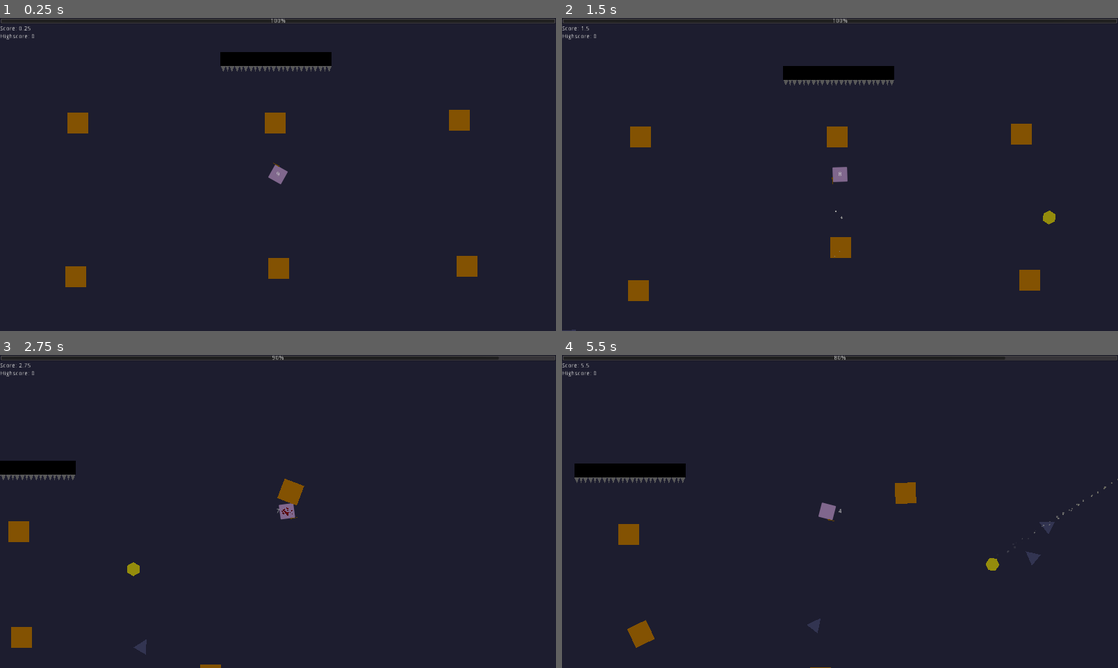
Above: before the commit, frames 1-4 (two rows, left to right).
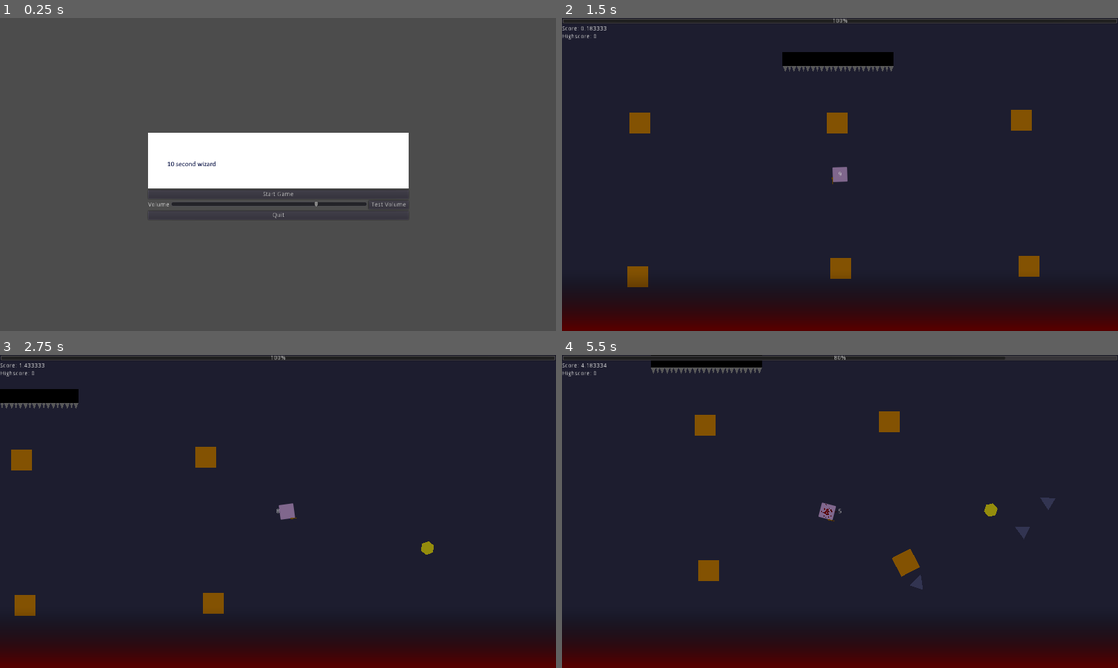
Above: after the commit, the same moments.

Repository: thx4nothing/LD51
Game: Godot game, scene res://core/Menu.tscn
The game is run twice, just before and just after one commit, with the same random seed, the same clock (stepped at 60 frames per second) and the same inputs. Before the commit the project starts from res://core/Game.tscn.
Inputs (mouse positions are in pixels of both pictures, inside the frame that each line leads up to):
- Up to frame 1 (0.25 s): no input
- Up to frame 2 (1.5 s): click (951, 205) at 0.5 s, where only the run after the commit has a clickable "Test Volume"; click (840, 193) at 1.25 s, where only the run after the commit has a clickable "Start Game"
- Up to frame 3 (2.75 s): move the mouse to (400, 495) at 2.02 s; hold D (move_right) from 2.03 s (still down); right-click (400, 495) at 2.1 s
- Up to frame 4 (5.5 s): move the mouse to (728, 527) at 2.77 s; release D (move_right) at 2.78 s; hold S (move_down) 2.78-3.53 s; click (728, 527) at 2.85 s; move the mouse to (895, 442) at 3.52 s; hold D (move_right) 3.53-4.28 s; right-click (895, 442) at 3.6 s; move the mouse to (812, 574) at 4.27 s; hold W (move_up) 4.28-5.03 s; click (812, 574) at 4.35 s; move the mouse to (1006, 558) at 5.02 s; hold A (move_left) from 5.03 s (still down); right-click (1006, 558) at 5.1 s

The runs differ from the first frame. In frame 1, 99% of the frame differs, in the area x 0-100%, y 0-100%; in frame 2, 14%; in frame 3, 13%; in frame 4, 14%.

Commit message:
added menu, spellinfo

Diff:
--- a/characters/enemies/enemy.gd
+++ b/characters/enemies/enemy.gd
@@ -83,6 +83,8 @@
 			body.color = default_color.lightened(1 - new_color_index)
 
 func _process(delta: float) -> void:
+	if navigation_agent_2d.get_final_location().distance_to(global_position) > 1000:
+		take_damage(1000)
 	if shrinking and not shrunk:
 		_shrink(_shrinking_speed * delta)
 		if scale.x <= 0.35:
@@ -124,6 +126,6 @@
 	shrink_step_area.scale.x = clamp(scale.x - amount, 0.3, 1)
 	shrink_step_area.scale.y = clamp(scale.y - amount, 0.3, 1)
 
-func _on_ShrinkStepArea_body_entered(body: Node) -> void:
+func _on_ShrinkStepArea_body_entered(_collider: Node) -> void:
 	if shrunk:
 		take_damage(current_health)
--- a/characters/enemies/skeleton.gd
+++ b/characters/enemies/skeleton.gd
@@ -15,7 +15,7 @@
 	if body is Player:
 		shoot_timer.start(shoot_cooldown)
 
-func _on_ShootingArea_body_exited(body: Node) -> void:
+func _on_ShootingArea_body_exited(_body: Node) -> void:
 	shoot_timer.stop()
 
 func _on_ShootTimer_timeout() -> void:
--- a/characters/player/player.gd
+++ b/characters/player/player.gd
@@ -8,13 +8,14 @@
 onready var LevitateState = $States/Levitate
 onready var ShrinkState = $States/Shrink
 
-var state = null setget set_state
-func set_state(new_state):
-		if new_state == state: return
-		if state: state.exit(self)
-		if new_state:
-			state = new_state
-			state.enter(self)
+var _current_spell = null setget set_state
+var _next_spell
+func set_state(value):
+		if value == _current_spell: return
+		if _current_spell: _current_spell.exit(self)
+		if value:
+			_current_spell = value
+			_current_spell.enter(self)
 
 # movement
 var _velocity: Vector2 = Vector2.ZERO
@@ -41,9 +42,9 @@
 
 # spell changer
 onready var spell_timer: Timer = $SpellTimer as Timer
-signal spell_changed(new_spell)
+signal spell_changed(_current_spell, _next_spell)
 
-# health state
+# health _current_spell
 export (Resource) var health
 signal died
 var invincible: bool = false
@@ -58,14 +59,14 @@
 
 func _process(delta: float) -> void:
 	if dead: return
-	state.tick(self, delta)
+	_current_spell.tick(self, delta)
 	score.get_points(delta)
 	if Input.is_action_just_pressed("debug_change_mode"):
 		_choose_random_spell()
 
 func _physics_process(delta: float) -> void:
 	if dead: return
-	state.physics_tick(self, delta)
+	_current_spell.physics_tick(self, delta)
 	var direction: = Vector2(Input.get_axis("move_left", "move_right"), Input.get_axis("move_up", "move_down"))
 	if direction.length() > 1.0:
 		direction = direction.normalized()
@@ -115,11 +116,13 @@
 	_choose_random_spell()
 
 func _choose_random_spell() -> void:
-	var prev_state = state
+	if not _next_spell:
+		_next_spell = $"%States".get_children()[randi() % $"%States".get_children().size()]
+	self._current_spell = _next_spell
 	var spell_count = $"%States".get_children().size()
-	while state == prev_state:
-		self.state = $"%States".get_children()[randi() % spell_count]
-	emit_signal("spell_changed", state)
+	while _next_spell == _current_spell:
+		_next_spell = $"%States".get_children()[randi() % spell_count]
+	emit_signal("spell_changed", _current_spell, _next_spell)
 
 
 func _on_DodgeTimer_timeout() -> void:
--- a/core/Game.tscn
+++ b/core/Game.tscn
@@ -9,6 +9,14 @@
 [ext_resource path="res://characters/player/health.tres" type="Resource" id=7]
 [ext_resource path="res://ui/player_score.gd" type="Script" id=8]
 [ext_resource path="res://characters/player/score.tres" type="Resource" id=9]
+
+[sub_resource type="Gradient" id=1]
+colors = PoolColorArray( 0.341176, 0, 0, 1, 0, 0, 0, 0 )
+
+[sub_resource type="GradientTexture2D" id=2]
+gradient = SubResource( 1 )
+fill_from = Vector2( 0.529167, 1 )
+fill_to = Vector2( 0.529167, 0.816667 )
 
 [node name="Game" type="Node"]
 script = ExtResource( 1 )
@@ -35,6 +43,16 @@
 size_flags_horizontal = 3
 size_flags_vertical = 3
 color = Color( 0.211765, 0, 0, 0.262745 )
+
+[node name="SpellInfo" type="TextureRect" parent="CanvasLayer/GUI"]
+unique_name_in_owner = true
+anchor_right = 1.0
+anchor_bottom = 1.0
+texture = SubResource( 2 )
+expand = true
+
+[node name="SpellInfoTween" type="Tween" parent="CanvasLayer/GUI/SpellInfo"]
+unique_name_in_owner = true
 
 [node name="VBoxContainer" type="VBoxContainer" parent="CanvasLayer/GUI"]
 anchor_right = 1.0
--- /dev/null
+++ b/core/Menu.tscn
@@ -0,0 +1,74 @@
+[gd_scene load_steps=4 format=2]
+
+[ext_resource path="res://core/menu.gd" type="Script" id=1]
+[ext_resource path="res://assets/hurt.wav" type="AudioStream" id=2]
+[ext_resource path="res://assets/title.png" type="Texture" id=3]
+
+[node name="Menu" type="HBoxContainer"]
+anchor_left = 0.5
+anchor_top = 0.5
+anchor_right = 0.5
+anchor_bottom = 0.5
+margin_left = -299.0
+margin_top = -96.0
+margin_right = 301.0
+margin_bottom = 104.0
+size_flags_horizontal = 3
+size_flags_vertical = 3
+script = ExtResource( 1 )
+
+[node name="VBoxContainer" type="VBoxContainer" parent="."]
+margin_right = 600.0
+margin_bottom = 200.0
+size_flags_horizontal = 3
+
+[node name="Title" type="TextureRect" parent="VBoxContainer"]
+margin_right = 600.0
+margin_bottom = 128.0
+texture = ExtResource( 3 )
+
+[node name="StartButton" type="Button" parent="VBoxContainer"]
+margin_top = 132.0
+margin_right = 600.0
+margin_bottom = 152.0
+text = "Start Game"
+
+[node name="HBoxContainer" type="HBoxContainer" parent="VBoxContainer"]
+margin_top = 156.0
+margin_right = 600.0
+margin_bottom = 176.0
+
+[node name="Music" type="Label" parent="VBoxContainer/HBoxContainer"]
+margin_top = 3.0
+margin_right = 49.0
+margin_bottom = 17.0
+text = "Volume"
+
+[node name="VolumeSlider" type="HSlider" parent="VBoxContainer/HBoxContainer"]
+margin_left = 53.0
+margin_right = 504.0
+margin_bottom = 16.0
+size_flags_horizontal = 3
+min_value = -80.0
+max_value = 0.0
+value = -20.0
+
+[node name="VolumeTestButton" type="Button" parent="VBoxContainer/HBoxContainer"]
+margin_left = 508.0
+margin_right = 600.0
+margin_bottom = 20.0
+text = "Test Volume"
+
+[node name="QuitButton" type="Button" parent="VBoxContainer"]
+margin_top = 180.0
+margin_right = 600.0
+margin_bottom = 200.0
+text = "Quit"
+
+[node name="TestAudio" type="AudioStreamPlayer" parent="."]
+stream = ExtResource( 2 )
+
+[connection signal="pressed" from="VBoxContainer/StartButton" to="." method="_on_StartButton_pressed"]
+[connection signal="drag_ended" from="VBoxContainer/HBoxContainer/VolumeSlider" to="." method="_on_VolumeSlider_drag_ended"]
+[connection signal="pressed" from="VBoxContainer/HBoxContainer/VolumeTestButton" to="." method="_on_VolumeTestButton_pressed"]
+[connection signal="pressed" from="VBoxContainer/QuitButton" to="." method="_on_QuitButton_pressed"]
--- a/core/game.gd
+++ b/core/game.gd
@@ -5,10 +5,15 @@
 
 onready var player = get_tree().get_nodes_in_group("player")[0]
 
+onready var fireball_info_tex: Texture = preload("res://assets/fireball_info.png") as Texture
+onready var levitate_info_tex: Texture = preload("res://assets/levitate_info.png") as Texture
+onready var shrink_info_tex: Texture = preload("res://assets/shrink_info.png") as Texture
+onready var gradient: Gradient = ($"%SpellInfo".texture as GradientTexture2D).gradient as Gradient
+
 func _ready() -> void:
 	$"%HiScoreLabel".text = "Highscore: " + str(high_score.high_score)
-	print(player)
 	player.connect("spell_changed", self, "_player_spell_changed")
+	_player_spell_changed(player._current_spell, player._next_spell)
 
 func _on_RestartButton_pressed() -> void:
 	if player_score.score > high_score.high_score:
@@ -22,5 +27,35 @@
 	if event and event.is_action_pressed("ui_cancel"):
 		get_tree().quit()
 
-func _player_spell_changed(_new_spell) -> void:
+func _player_spell_changed(_current_spell, _next_spell) -> void:
+	#($"%SpellInfo".texture as GradientTexture2D).gradient.colors[0] = Color.blueviolet
+	var tween = $"%SpellInfoTween"
+	var old_color
+	var new_color
+	match _current_spell.name:
+		"FireBall":
+			old_color = Color.crimson
+		"Levitate":
+			old_color = Color.gray
+			#$"%SpellInfo".texture = levitate_info_tex
+		"Shrink":
+			old_color = Color.darkblue
+			#$"%SpellInfo".texture = shrink_info_tex
+	match _next_spell.name:
+		"FireBall":
+			new_color = Color.crimson
+			#$"%SpellInfo".texture = fireball_info_tex
+		"Levitate":
+			new_color = Color.gray
+			#$"%SpellInfo".texture = levitate_info_tex
+		"Shrink":
+			new_color = Color.darkblue
+			#$"%SpellInfo".texture = shrink_info_tex
+
+	print(old_color)
+	print(new_color)
+	print(gradient.colors[0])
+	tween.interpolate_property(gradient, "colors", old_color, new_color, 10, Tween.TRANS_LINEAR, Tween.EASE_IN_OUT)
+	tween.start()
+	#gradient.colors[0] = new_color
 	$"%SpellLabelTimer".start()
--- /dev/null
+++ b/core/menu.gd
@@ -0,0 +1,25 @@
+extends HBoxContainer
+
+
+
+
+# Called when the node enters the scene tree for the first time.
+func _ready() -> void:
+	print(AudioServer.get_bus_volume_db(AudioServer.get_bus_index("Master")))
+	AudioServer.set_bus_volume_db(AudioServer.get_bus_index("Master"), -20)
+
+
+func _on_VolumeSlider_drag_ended(value_changed: bool) -> void:
+	if value_changed:
+		AudioServer.set_bus_volume_db(AudioServer.get_bus_index("Master"), $VBoxContainer/HBoxContainer/VolumeSlider.value)
+
+
+func _on_QuitButton_pressed() -> void:
+	get_tree().quit()
+
+
+func _on_StartButton_pressed() -> void:
+	get_tree().change_scene("res://core/Game.tscn")
+
+func _on_VolumeTestButton_pressed() -> void:
+	($TestAudio as AudioStreamPlayer).play()
--- a/objects/Crate.tscn
+++ b/objects/Crate.tscn
@@ -7,6 +7,7 @@
 polygon = PoolVector2Array( 24, -24, -24, -24, -24, 24, 24, 24 )
 
 [node name="Crate" instance=ExtResource( 2 )]
+mass = 7.0
 script = ExtResource( 1 )
 
 [node name="Body" parent="." index="0"]
--- a/objects/levitating_object.gd
+++ b/objects/levitating_object.gd
@@ -12,7 +12,7 @@
 onready var collision_polygon_2d: CollisionPolygon2D = $CollisionPolygon2D as CollisionPolygon2D
 onready var light_occluder_2d: LightOccluder2D = $LightOccluder2D
 
-export (int) var _max_uses: int = 5
+export (int) var _max_uses: int = 7
 onready var _uses: int = _max_uses
 
 var default_color: Color
--- a/project.godot
+++ b/project.godot
@@ -99,7 +99,7 @@
 [application]
 
 config/name="LD51"
-run/main_scene="res://core/Game.tscn"
+run/main_scene="res://core/Menu.tscn"
 config/icon="res://icon.png"
 
 [display]
Binary file added: assets/fireball_info.png
Not shown, added: assets/fireball_info.png.import
Not shown, added: assets/hurt.wav.import
Binary file added: assets/levitate_info.png
Not shown, added: assets/levitate_info.png.import
Binary file added: assets/shrink_info.png
Not shown, added: assets/shrink_info.png.import
Binary file added: assets/title.png
Not shown: 1 places in core/Game.tscn that only renumber resources
Not shown, added: assets/hurt.wav
